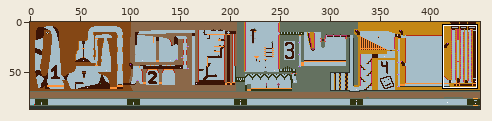
File history of a sprite sheet, Maps/Parkour1.png. Above: a wide view before the commit, with the close-up outlined.
Close-up. Before the edit:
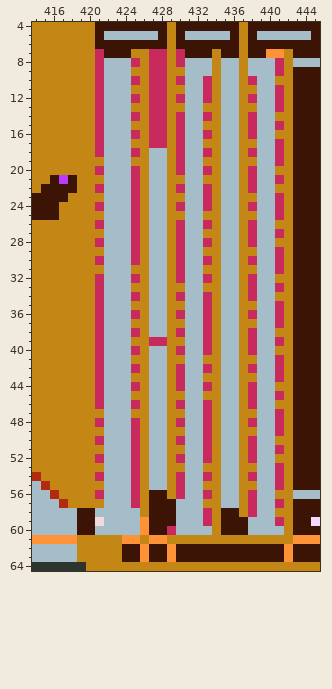
The file is 450x87 pixels. Colours within 5 levels of each other are drawn and written as one. Shown: x 414..445, y 4..64.
The same view after the edit:
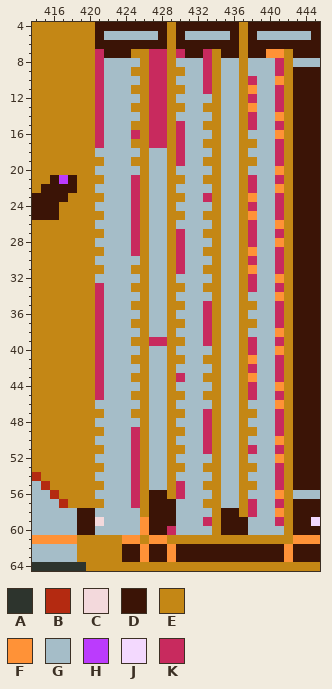
Palette (. is transparent): A #2d342d  B #b42a11  C #f3d9dc  D #3b1406  E #c48715  F #ff9237  G #a5bdc8  H #bb3bfd  J #f3d9fe  K #c82a5e
The exact change:
y 7: x 433 D -> K
y 8: x 425 K -> G; x 430 K -> G; x 433 G -> K
y 9: x 433 G -> K
y 10: x 425 K -> G; x 430 K -> G; x 441 E -> F
y 11: x 438 E -> F
y 12: x 425 K -> G; x 430 K -> G; x 433 K -> G
y 13: x 438 E -> F
y 14: x 425 K -> G; x 430 K -> G; x 433 K -> G; x 441 E -> F
y 16: x 433 K -> G; x 438 K -> G; x 441 E -> F
y 18: x 421 K -> G; x 425 K -> G; x 433 K -> G; x 438 K -> G
y 20: x 421 K -> G; x 425 K -> G; x 430 K -> G; x 433 K -> G; x 438 K -> G; x 441 E -> F
y 22: x 421 K -> G; x 430 K -> G; x 433 K -> G; x 441 E -> F
y 23: x 438 E -> F
y 24: x 421 K -> G; x 430 K -> G; x 433 K -> G
y 25: x 438 E -> F
y 26: x 421 K -> G; x 430 K -> G; x 433 K -> G; x 441 E -> F
y 28: x 421 K -> G; x 433 K -> G; x 441 E -> F
y 29: x 438 E -> F
y 30: x 421 K -> G; x 425 K -> G; x 433 K -> G
y 31: x 438 E -> F
y 32: x 421 K -> G; x 425 K -> G; x 430 K -> G; x 433 K -> G; x 441 E -> F
y 34: x 425 K -> G; x 430 K -> G; x 433 K -> G; x 438 K -> G; x 441 E -> F
y 36: x 425 K -> G; x 430 K -> G; x 438 K -> G
y 38: x 425 K -> G; x 430 K -> G; x 438 K -> G; x 441 E -> F
y 40: x 425 K -> G; x 430 K -> G; x 433 K -> G; x 441 E -> F
y 41: x 438 E -> F
y 42: x 425 K -> G; x 430 K -> G; x 433 K -> G
y 43: x 438 E -> F
y 44: x 425 K -> G; x 430 K -> G; x 433 K -> G; x 441 E -> F
y 46: x 421 K -> G; x 425 K -> G; x 430 K -> G; x 433 K -> G; x 438 K -> G; x 441 E -> F
y 48: x 421 K -> G; x 425 K -> G; x 430 K -> G; x 438 K -> G
y 50: x 421 K -> G; x 430 K -> G; x 438 K -> G; x 441 E -> F
y 52: x 421 K -> G; x 430 K -> G; x 433 K -> G; x 438 K -> G; x 441 E -> F
y 54: x 421 K -> G; x 430 K -> G; x 433 K -> G; x 438 K -> G
y 56: x 421 K -> G; x 433 K -> G; x 438 K -> G; x 441 E -> F
y 58: x 433 K -> G; x 441 E -> F
